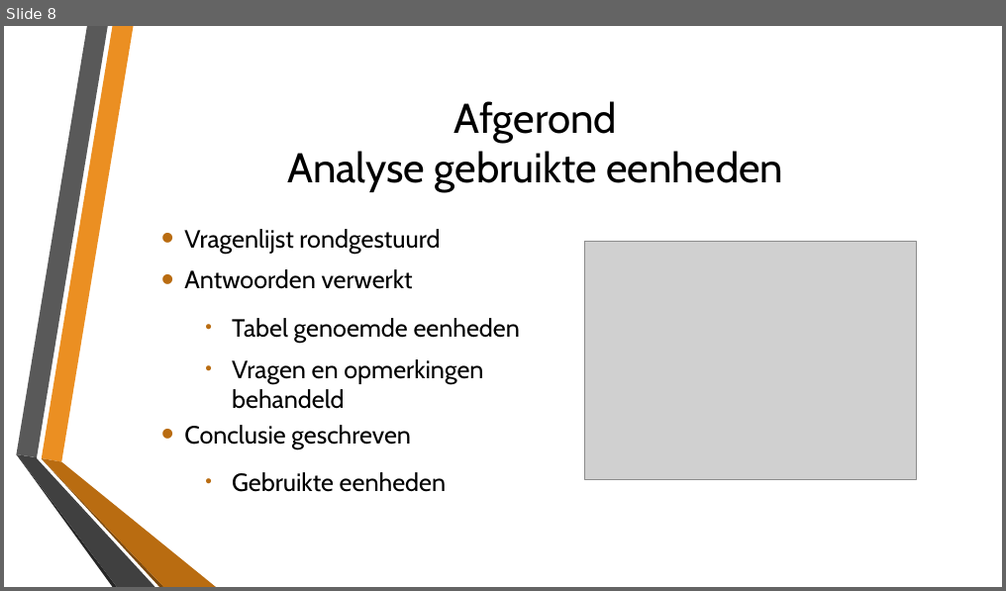
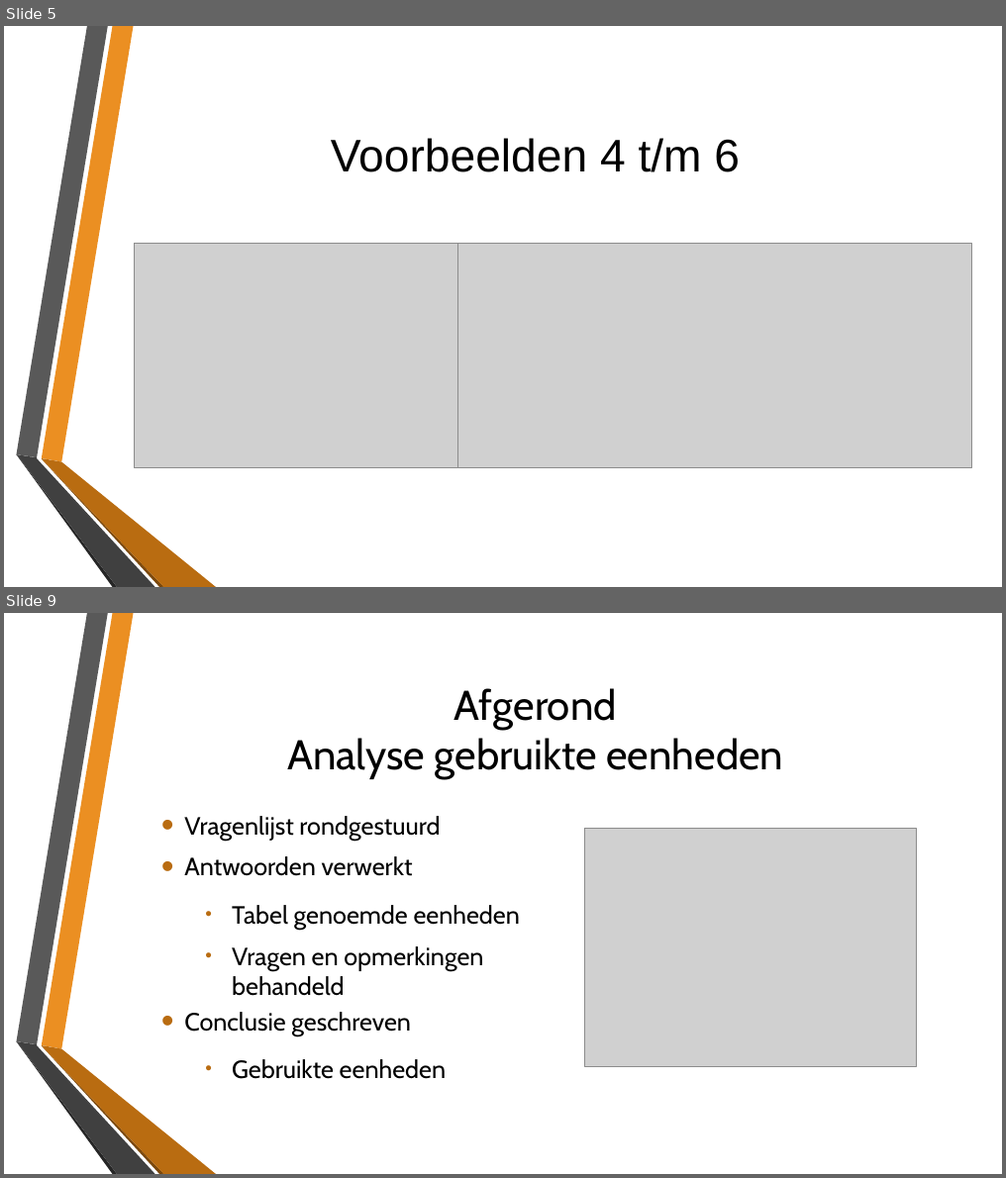
Before and after one commit to LarsSchool/school_repo, a slide deck: Stage Inspiro/Stagedocumenten/Eindpresentatie.pptx. Shown one above the other, each under a label of ours: slide 8 before the commit, slides 5 and 9 after it; the slides between them are not shown. The pictures are 1006x591 and 1006x1178 pixels, drawn with LibreOffice and Linux fonts; fonts in the diff are those of the drawing; grey boxes stand for pictures; background and template pictures are left out. Boxes give left, top, right and bottom in pixels: in the first picture for what was removed or moved away, otherwise in the second. Text is boxed around its words. In the diff, an @@ line names an element or a change of style, - is before the commit and + after.

```diff
--- a/Stage Inspiro/Stagedocumenten/Eindpresentatie.pptx
+++ b/Stage Inspiro/Stagedocumenten/Eindpresentatie.pptx
@@ slide 5 added at <box>4,26,1002,587</box>, background picture (left out); not listed: 6 template elements that a slide beside it also shows @@
@@ title added at <box>331,138,740,173</box>, 44 pt, text #000000 @@
+Voorbeelden 4 t/m 6
@@ picture added at <box>134,244,461,469</box> @@
@@ picture added at <box>457,244,972,469</box> @@
@@ what was slide 8 is now slide 9 @@
```
Also in this commit, not shown: 12 slides changed, 3 other slides added, 3 slides removed, 4 other files.
